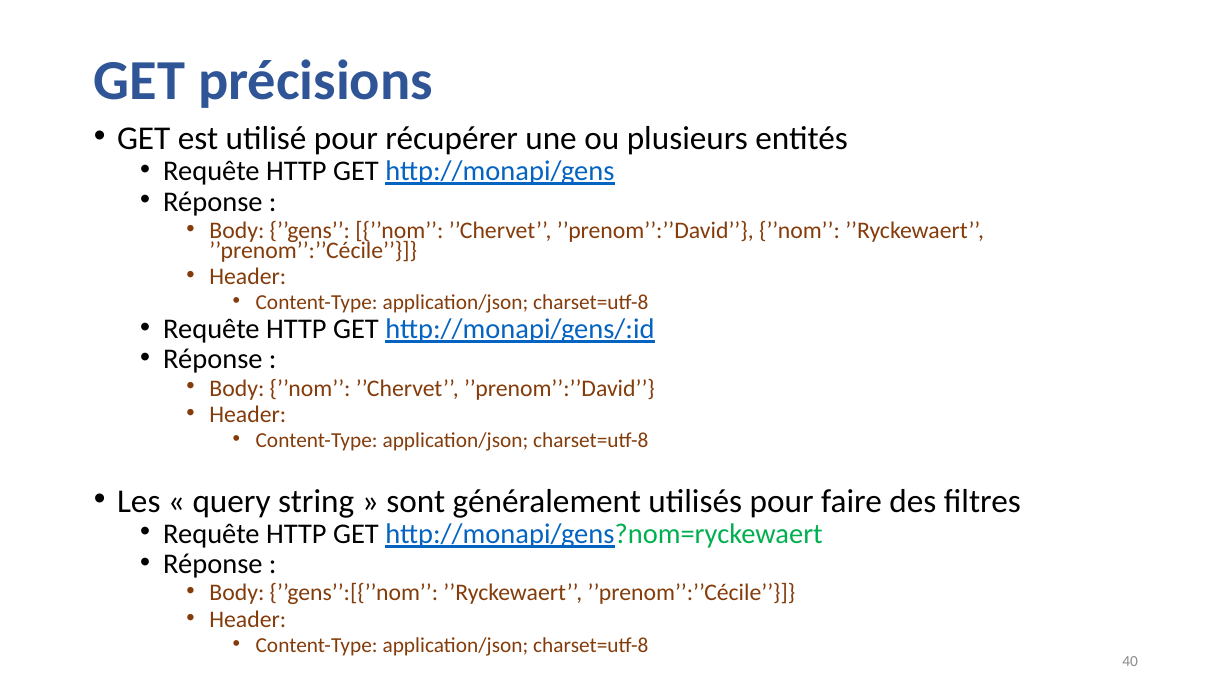
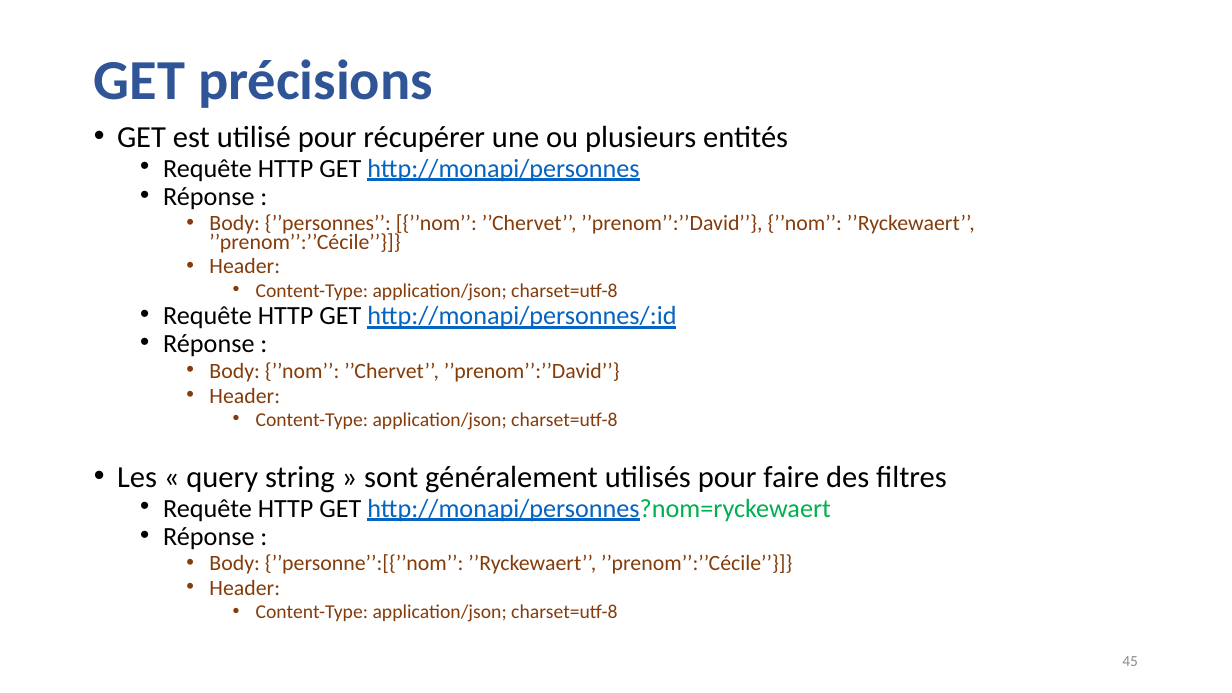
Before and after one commit to guillaumechervet/course.rest, a slide deck: slide 45 of documentations/3 - Web Services partie REST.pptx (slide 40 before the commit). Drawn at 1232x693 pixels with LibreOffice and Linux fonts; fonts in the diff are those of the drawing. Boxes give left, top, right and bottom in pixels: in the first picture for what was removed or moved away, otherwise in the second. Text is boxed around its words. In the diff, an @@ line names an element or a change of style, - is before the commit and + after.

```diff
--- a/documentations/3 - Web Services partie REST.pptx
+++ b/documentations/3 - Web Services partie REST.pptx
@@ text at [117, 125, 947, 622]: size 25.9 to 23.8 pt in "GET est utilisé pour récupérer une ou ...", "Les « query string » sont généralement ..."; size 22.2 to 20.4 pt in "Réponse :", "Réponse :", "Réponse :"; size 18.5 to 17 pt in "Header:", "Body: {’’nom’’: ’’Chervet’’, ’’prenom’’:’’David’’}", "Header:", "Header:"; size 16.6 to 15.3 pt in "Content-Type: application/json; charset=utf-8", "Content-Type: application/json; charset=utf-8", "Content-Type: application/json; charset=utf-8" @@
@@ text at [163, 158, 639, 182]: text changed; size 22.2 to 20.4 pt @@
-  • Requête HTTP GET http://monapi/gens
+  • Requête HTTP GET http://monapi/personnes
@@ text at [209, 214, 975, 253]: text changed; size 18.5 to 17 pt @@
-    • Body: {’’gens’’: [{’’nom’’: ’’Chervet’’, ’’prenom’’:’’David’’}, {’’nom’’: ’’Ryckewaert’’, ’’prenom’’:’’Cécile’’}]}
+    • Body: {’’personnes’’: [{’’nom’’: ’’Chervet’’, ’’prenom’’:’’David’’}, {’’nom’’: ’’Ryckewaert’’, ’’prenom’’:’’Cécile’’}]}
@@ text at [163, 305, 676, 329]: text changed; size 22.2 to 20.4 pt @@
-  • Requête HTTP GET http://monapi/gens/:id
+  • Requête HTTP GET http://monapi/personnes/:id
@@ text at [163, 498, 830, 522]: text changed; size 22.2 to 20.4 pt @@
-  • Requête HTTP GET http://monapi/gens?nom=ryckewaert
+  • Requête HTTP GET http://monapi/personnes?nom=ryckewaert
@@ text at [209, 554, 792, 574]: text changed; size 18.5 to 17 pt @@
-    • Body: {’’gens’’:[{’’nom’’: ’’Ryckewaert’’, ’’prenom’’:’’Cécile’’}]}
+    • Body: {’’personne’’:[{’’nom’’: ’’Ryckewaert’’, ’’prenom’’:’’Cécile’’}]}
@@ page number at [1122, 656, 1138, 666]: text changed @@
-40
+45
```
Also in this commit, not shown: 7 other slides changed, 8 slides added, 2 slides removed.
